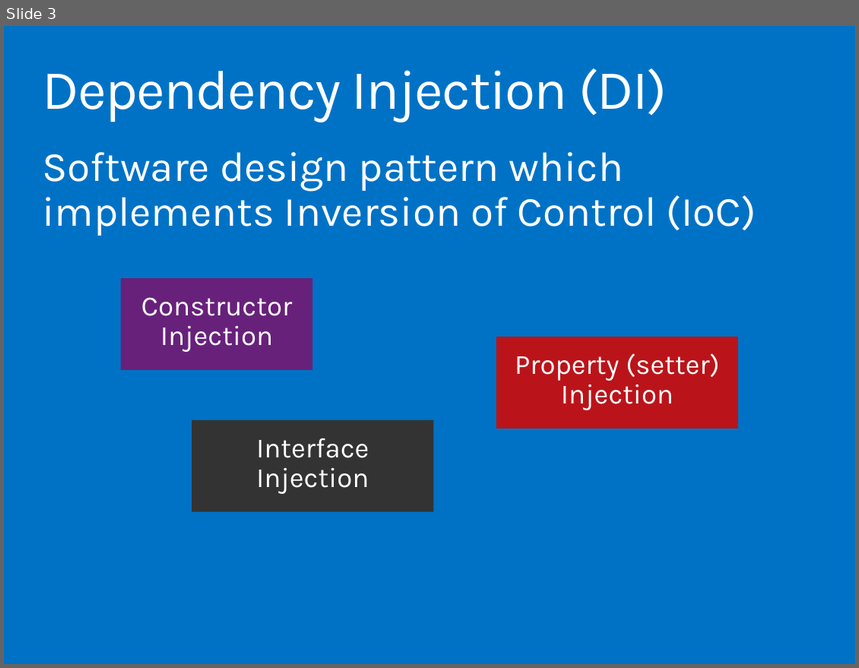
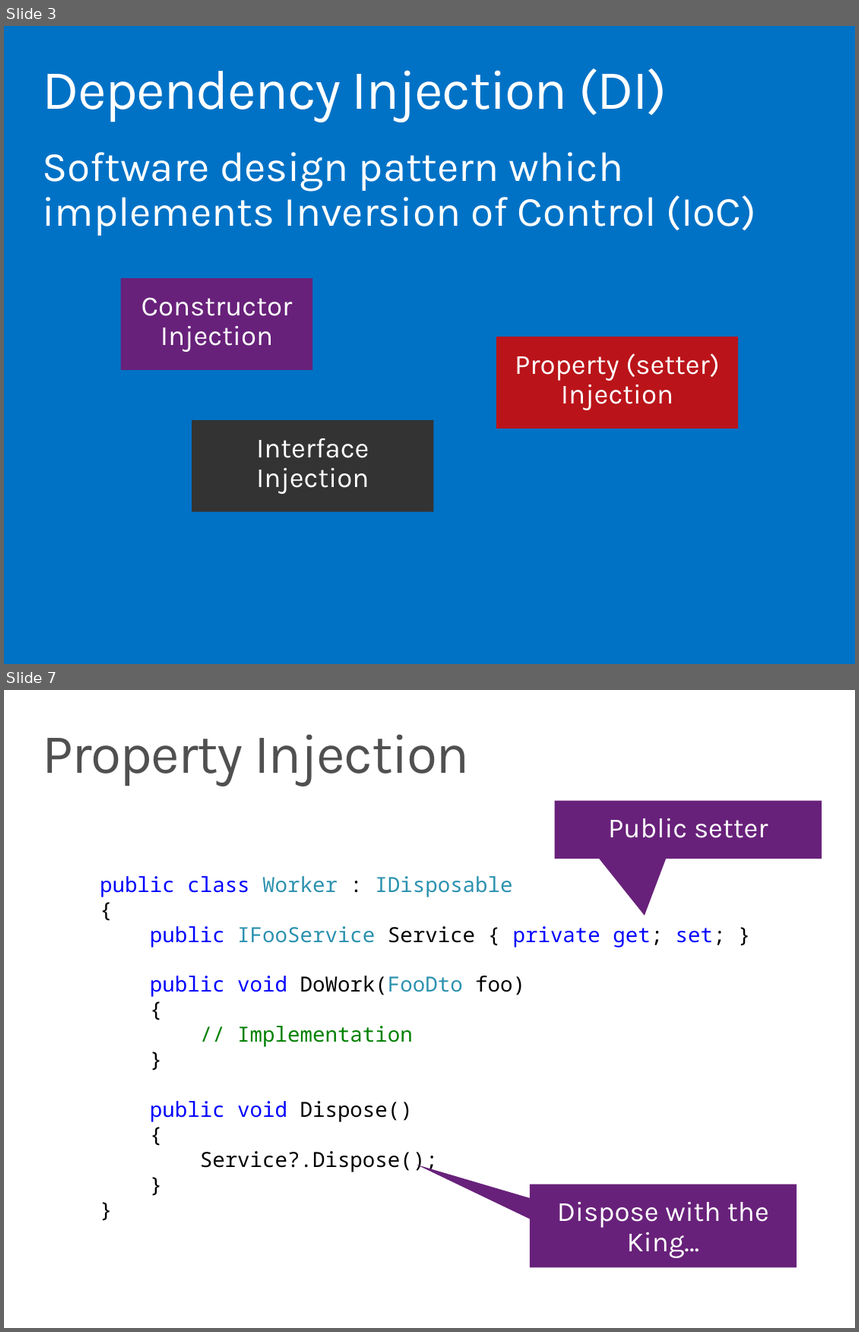
Before and after one commit to ondfisk/BDSA2016, a slide deck: Slides/Lecture05.pptx. Shown one above the other, each under a label of ours: slide 3 before the commit, slides 3 and 7 after it; the slides between them are not shown. The pictures are 859x668 and 859x1332 pixels, drawn with LibreOffice and Linux fonts; fonts in the diff are those of the drawing. Boxes give left, top, right and bottom in pixels: in the first picture for what was removed or moved away, otherwise in the second. Text is boxed around its words. In the diff, an @@ line names an element or a change of style, - is before the commit and + after.

Commit message:
DI demonstration classes

```diff
--- a/Slides/Lecture05.pptx
+++ b/Slides/Lecture05.pptx
@@ slide 7 added at bbox=[4, 690, 855, 1328], background #FFFFFF @@
@@ title added at bbox=[42, 734, 470, 786], 48 pt, text #505050 @@
+Property Injection
@@ speech box added at bbox=[555, 801, 822, 859], fill #68217A, 24 pt, text #FFFFFF @@
+Public setter
@@ text added at bbox=[100, 876, 726, 1173], 18 pt, text #000000 @@
+public class Worker : IDisposable
+{
+public IFooService Service { private get; set; }
+public void DoWork(FooDto foo)
+{
+// Implementation
+}
+public void Dispose()
+{
+Service?.Dispose();
+}
+}
@@ speech box added at bbox=[530, 1184, 797, 1268], fill #68217A, 24 pt, text #FFFFFF @@
+Dispose with the King…
```
Also in this commit, not shown: 1 slide changed, 17 other slides added, 1 slide removed, 14 other files.
